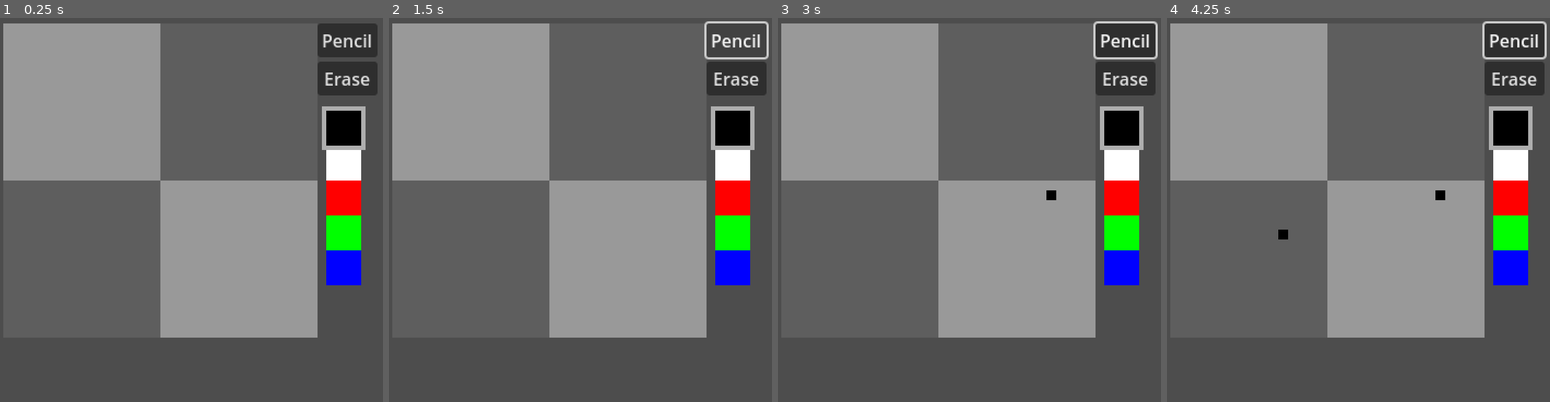
Above: before the commit, frames 1-4 (left to right).
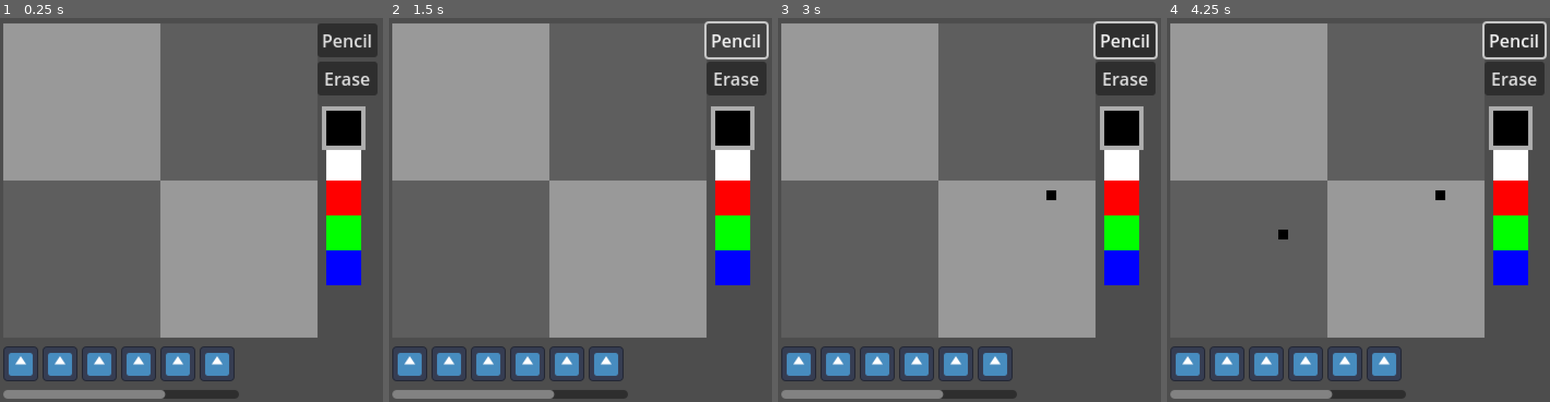
Above: after the commit, the same moments.

Repository: kennethbchen/Fireworkshop-Game
Game: Godot game, scene res://main.tscn
The game is run twice, just before and just after one commit, with the same random seed, the same clock (stepped at 60 frames per second) and the same inputs. The engine's default icon, where the game draws it, is replaced by a stand-in: a white triangle on a blue panel in a dark square.
Inputs (mouse positions are in pixels of both pictures, inside the frame that each line leads up to):
- Up to frame 1 (0.25 s): no input
- Up to frame 2 (1.5 s): click "Pencil" at 0.5 s; click "Pencil" at 1.25 s
- Up to frame 3 (3 s): click "Pencil" at 2 s; tap Enter at 2.75 s; move the mouse to (1053, 190) at 2.77 s; click (1053, 190) at 2.92 s
- Up to frame 4 (4.25 s): tap Space at 3.5 s; move the mouse to (1278, 229) at 3.52 s; click (1278, 229) at 3.67 s

The runs differ from the first frame. In frame 1, 4.2% of the frame differs, in the area x 0-63%, y 85-100%; in frame 2, 4.2%; in frame 3, 4.2%; in frame 4, 4.2%.

Commit message:
Started implementing flipbook

Diff:
--- a/main.tscn
+++ b/main.tscn
@@ -7,6 +7,7 @@
 [ext_resource type="Script" path="res://scripts/tools/pencil_tool.gd" id="3_ovh5a"]
 [ext_resource type="Script" path="res://scripts/tools/eraser_tool.gd" id="4_x4p8e"]
 [ext_resource type="Script" path="res://scripts/swatch_picker.gd" id="6_f3tm5"]
+[ext_resource type="Texture2D" uid="uid://ct8wdx0sna33v" path="res://icon.svg" id="8_75yju"]
 
 [sub_resource type="StyleBoxFlat" id="StyleBoxFlat_tom0t"]
 bg_color = Color(1, 1, 1, 0)
@@ -25,6 +26,8 @@
 [sub_resource type="StyleBoxFlat" id="StyleBoxFlat_xvl0s"]
 bg_color = Color(0.370364, 0.370365, 0.370364, 1)
 
+[sub_resource type="StyleBoxEmpty" id="StyleBoxEmpty_k72q8"]
+
 [node name="Main" type="Node2D"]
 
 [node name="GlobalToolSettings" type="Node" parent="." node_paths=PackedStringArray("swatch_picker")]
@@ -138,5 +141,76 @@
 mouse_filter = 2
 theme_override_styles/panel = SubResource("StyleBoxFlat_h6s55")
 
+[node name="ScrollContainer" type="ScrollContainer" parent="CanvasLayer"]
+offset_left = 8.0
+offset_top = 304.0
+offset_right = 224.0
+offset_bottom = 352.0
+follow_focus = true
+vertical_scroll_mode = 0
+
+[node name="VBoxContainer" type="VBoxContainer" parent="CanvasLayer/ScrollContainer"]
+layout_mode = 2
+
+[node name="HBoxContainer" type="HBoxContainer" parent="CanvasLayer/ScrollContainer/VBoxContainer"]
+layout_mode = 2
+
+[node name="TextureRect2" type="TextureRect" parent="CanvasLayer/ScrollContainer/VBoxContainer/HBoxContainer"]
+layout_mode = 2
+texture = ExtResource("8_75yju")
+stretch_mode = 5
+
+[node name="TextureRect3" type="TextureRect" parent="CanvasLayer/ScrollContainer/VBoxContainer/HBoxContainer"]
+layout_mode = 2
+size_flags_horizontal = 3
+texture = ExtResource("8_75yju")
+stretch_mode = 5
+
+[node name="TextureRect4" type="TextureRect" parent="CanvasLayer/ScrollContainer/VBoxContainer/HBoxContainer"]
+layout_mode = 2
+size_flags_horizontal = 3
+texture = ExtResource("8_75yju")
+stretch_mode = 5
+
+[node name="TextureRect5" type="TextureRect" parent="CanvasLayer/ScrollContainer/VBoxContainer/HBoxContainer"]
+layout_mode = 2
+size_flags_horizontal = 3
+texture = ExtResource("8_75yju")
+stretch_mode = 5
+
+[node name="TextureRect6" type="TextureRect" parent="CanvasLayer/ScrollContainer/VBoxContainer/HBoxContainer"]
+layout_mode = 2
+size_flags_horizontal = 3
+texture = ExtResource("8_75yju")
+stretch_mode = 5
+
+[node name="TextureRect7" type="TextureRect" parent="CanvasLayer/ScrollContainer/VBoxContainer/HBoxContainer"]
+layout_mode = 2
+size_flags_horizontal = 3
+texture = ExtResource("8_75yju")
+stretch_mode = 5
+
+[node name="TextureRect8" type="TextureRect" parent="CanvasLayer/ScrollContainer/VBoxContainer/HBoxContainer"]
+layout_mode = 2
+size_flags_horizontal = 3
+texture = ExtResource("8_75yju")
+stretch_mode = 5
+
+[node name="TextureRect9" type="TextureRect" parent="CanvasLayer/ScrollContainer/VBoxContainer/HBoxContainer"]
+layout_mode = 2
+size_flags_horizontal = 3
+texture = ExtResource("8_75yju")
+stretch_mode = 5
+
+[node name="TextureRect10" type="TextureRect" parent="CanvasLayer/ScrollContainer/VBoxContainer/HBoxContainer"]
+layout_mode = 2
+size_flags_horizontal = 3
+texture = ExtResource("8_75yju")
+stretch_mode = 5
+
+[node name="HSeparator" type="HSeparator" parent="CanvasLayer/ScrollContainer/VBoxContainer"]
+layout_mode = 2
+theme_override_styles/separator = SubResource("StyleBoxEmpty_k72q8")
+
 [connection signal="pressed" from="CanvasLayer/Tools/PencilButton" to="PlayerControls" method="change_tool_from_name" binds= ["pencil"]]
 [connection signal="pressed" from="CanvasLayer/Tools/EraserButton" to="PlayerControls" method="change_tool_from_name" binds= ["eraser"]]
Not shown: 1 places in main.tscn that only renumber resources
